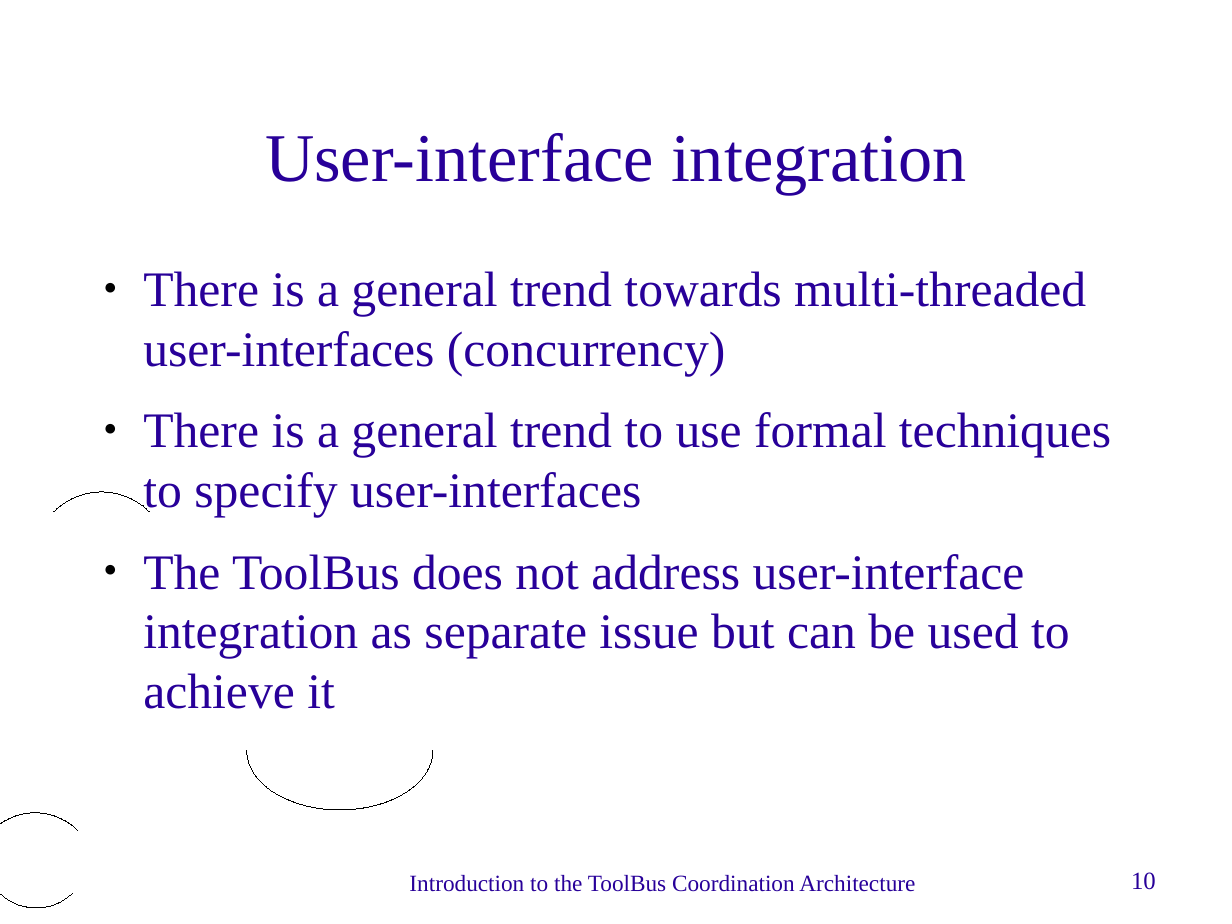
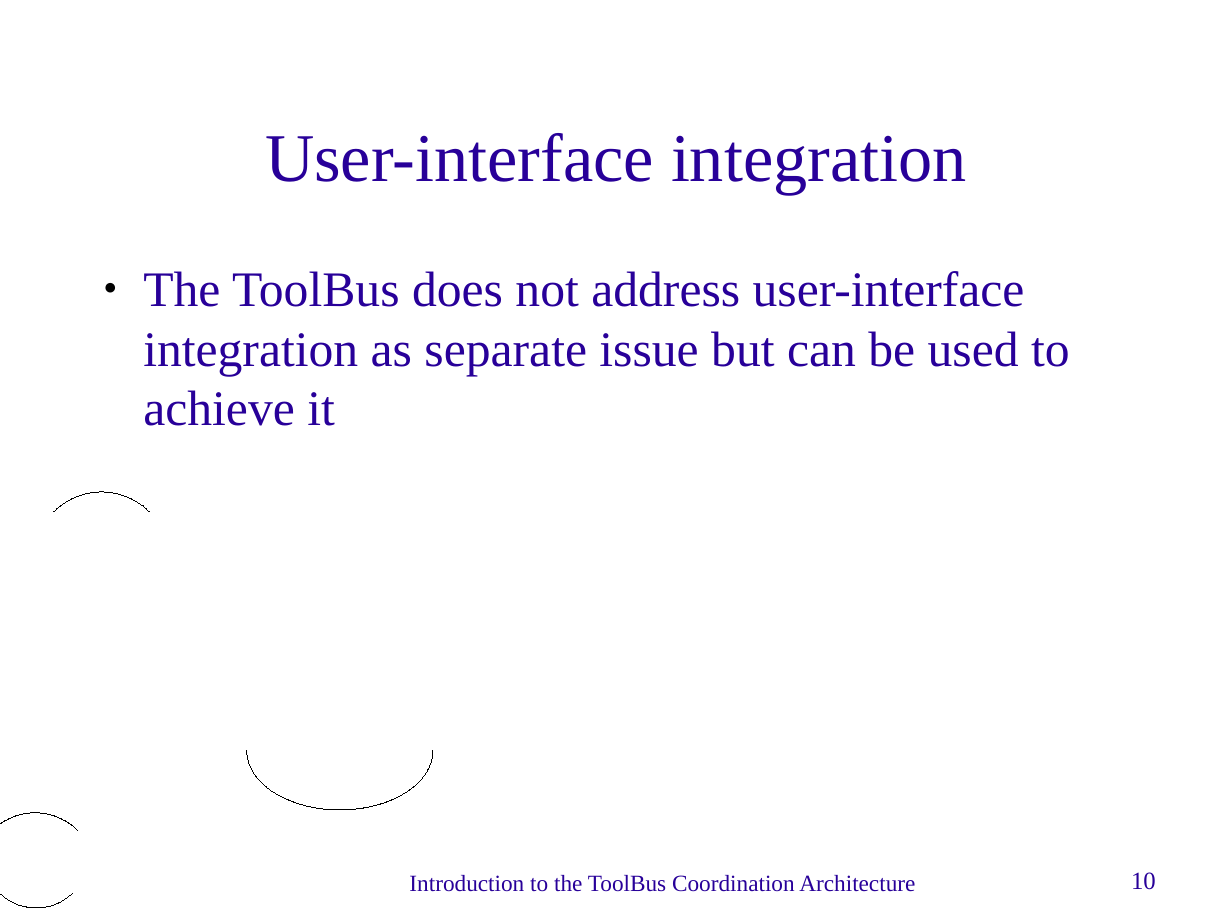
Before and after one commit to cwi-swat/meta-environment, a slide deck: slide 10 of meta-doc/technology/toolbus-intro/toolbus-intro.odp. Drawn at 1232x924 pixels with LibreOffice and Linux fonts; fonts in the diff are those of the drawing; background and template pictures are left out. Boxes give left, top, right and bottom in pixels: in the first picture for what was removed or moved away, otherwise in the second. Text is boxed around its words. In the diff, an @@ line names an element or a change of style, - is before the commit and + after.

```diff
--- a/meta-doc/technology/toolbus-intro/toolbus-intro.odp
+++ b/meta-doc/technology/toolbus-intro/toolbus-intro.odp
@@ text at bbox=[143, 271, 1111, 517]: paragraphs removed @@
-● There is a general trend towards multi-threaded user-interfaces (concurrency)
-● There is a general trend to use formal techniques to specify user-interfaces
```
Also in this commit, not shown: 28 other slides changed, 69 slides added, 5 slides removed, 1 other file.
